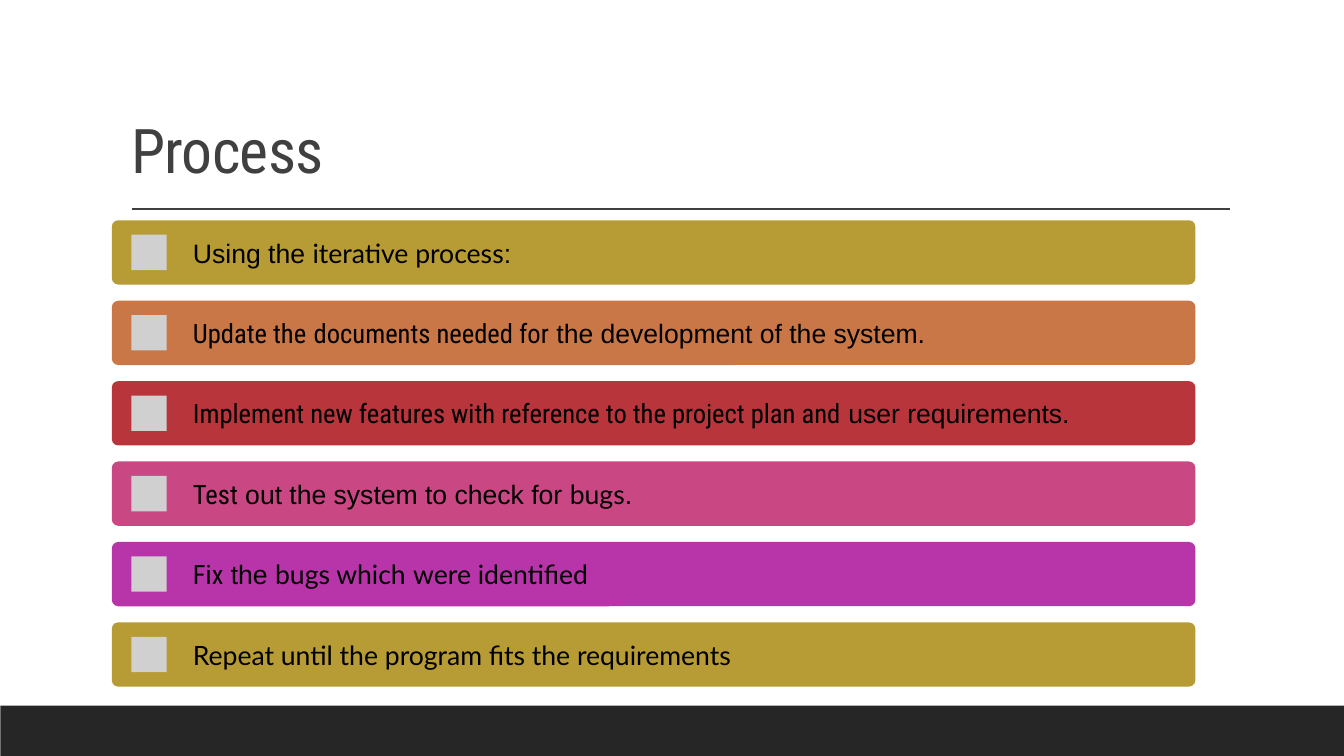
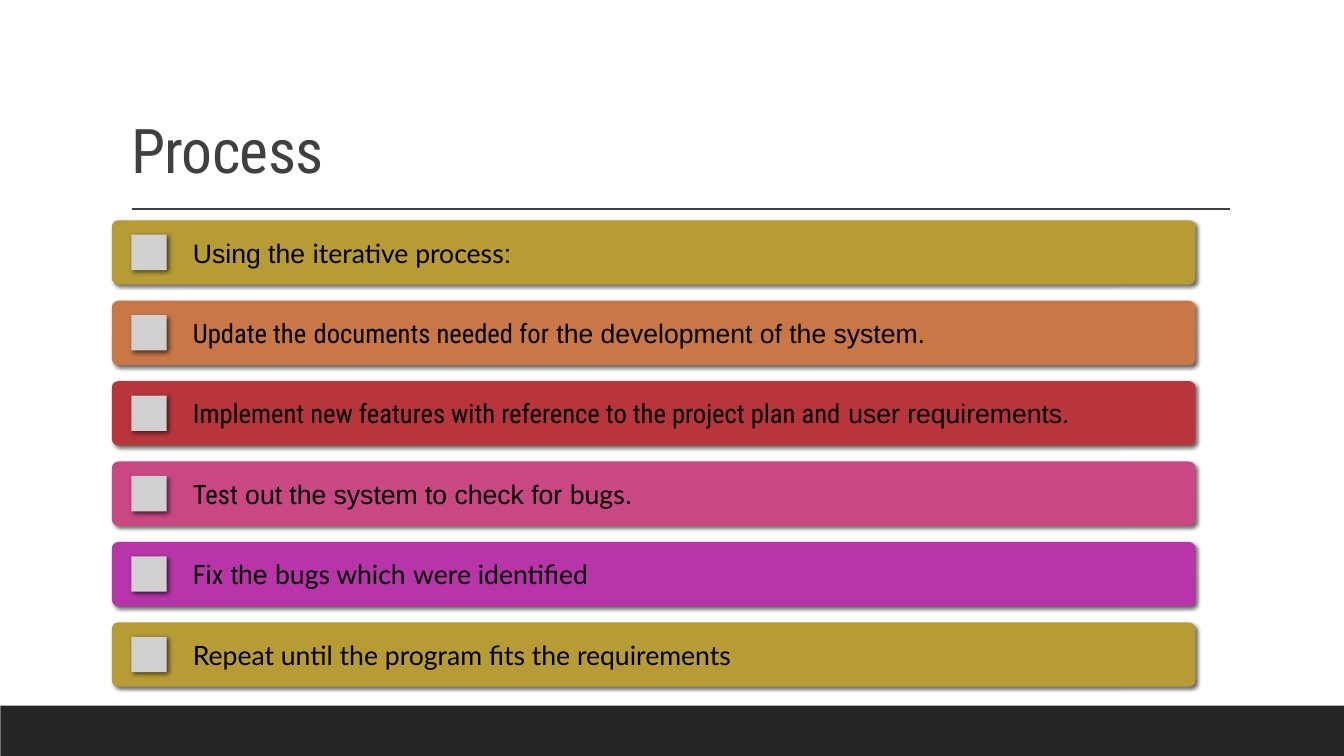
Before and after one commit to Mikey-OG/MediaBazaarproject, a slide deck: slide 3 of Project Documents/Presentation/MediaBazzarWebPresentation.pptx. Drawn at 1344x756 pixels with LibreOffice and Linux fonts; fonts in the diff are those of the drawing; grey boxes stand for pictures. Boxes give left, top, right and bottom in pixels: in the first picture for what was removed or moved away, otherwise in the second. Text is boxed around its words. In the diff, an @@ line names an element or a change of style, - is before the commit and + after.

```diff
--- a/Project Documents/Presentation/MediaBazzarWebPresentation.pptx
+++ b/Project Documents/Presentation/MediaBazzarWebPresentation.pptx
@@ shadow on in 6 elements at bbox=[112, 221, 1196, 285], bbox=[112, 300, 1196, 365], bbox=[112, 381, 1196, 446], bbox=[112, 462, 1196, 526], bbox=[112, 542, 1196, 607], bbox=[112, 622, 1196, 687] @@
```
Also in this commit, not shown: 5 other slides changed.
